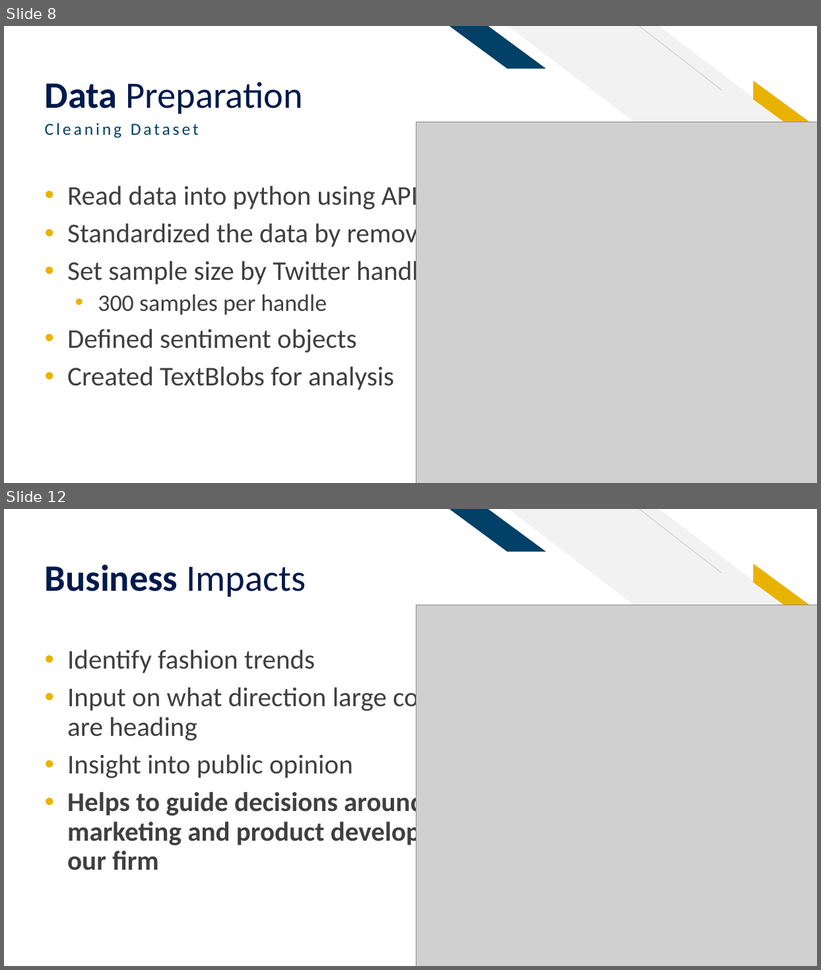
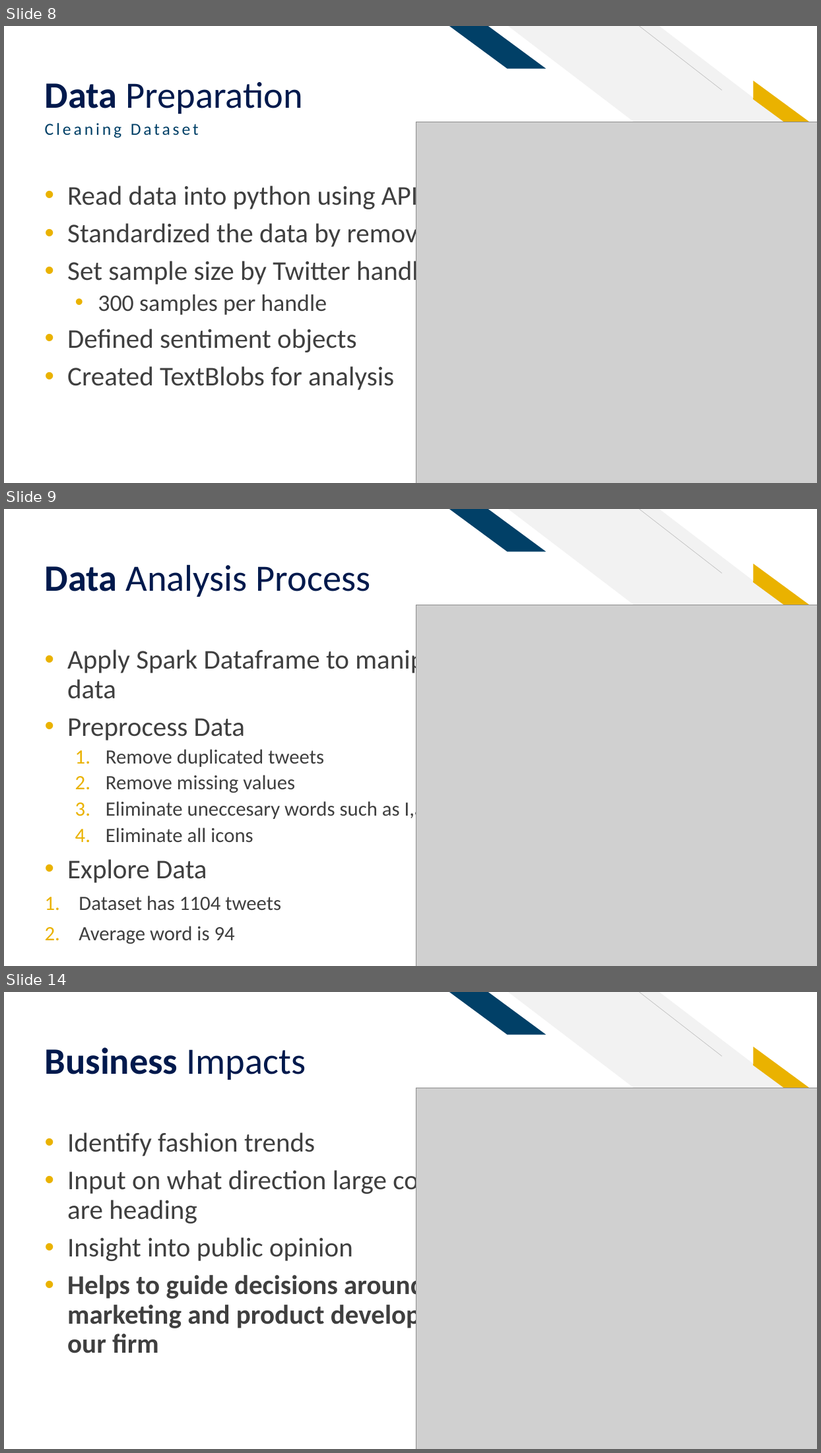
Before and after one commit to sethrpaniagua/Twitter-Sentament-Analysis, a slide deck: ML Group Project_Sentiment Analysis of Twitter Data.pptx. Shown one above the other, each under a label of ours: slides 8 and 12 before the commit, slides 8, 9 and 14 after it; the slides between them are not shown. The pictures are 821x970 and 821x1453 pixels, drawn with LibreOffice and Linux fonts; fonts in the diff are those of the drawing; grey boxes stand for pictures. Boxes give left, top, right and bottom in pixels: in the first picture for what was removed or moved away, otherwise in the second. Text is boxed around its words. In the diff, an @@ line names an element or a change of style, - is before the commit and + after.

```diff
--- a/ML Group Project_Sentiment Analysis of Twitter Data.pptx
+++ b/ML Group Project_Sentiment Analysis of Twitter Data.pptx
@@ slide 9 added at (4,509,817,966), background #FFFFFF; not listed: 5 template elements that a slide beside it also shows @@
@@ rectangle added at (748,529,792,561), fill #FFFFFF @@
@@ title added at (45,564,371,597), 44 pt, text #00194C @@
+Data Analysis Process
@@ picture added at (416,605,817,966) @@
@@ text added at (67,647,507,945), 24 pt, text #3F3F3F @@
+• Apply Spark Dataframe to manipulate and discover data
+• Preprocess Data
+  1. Remove duplicated tweets
+  2. Remove missing values
+  3. Eliminate uneccesary words such as I,are,is,the,..
+  4. Eliminate all icons
+• Explore Data
+1. Dataset has 1104 tweets
+2. Average word is 94
@@ what was slide 12 is now slide 14 @@
```
Also in this commit, not shown: 2 slides changed, 2 other slides added, 1 slide removed.
